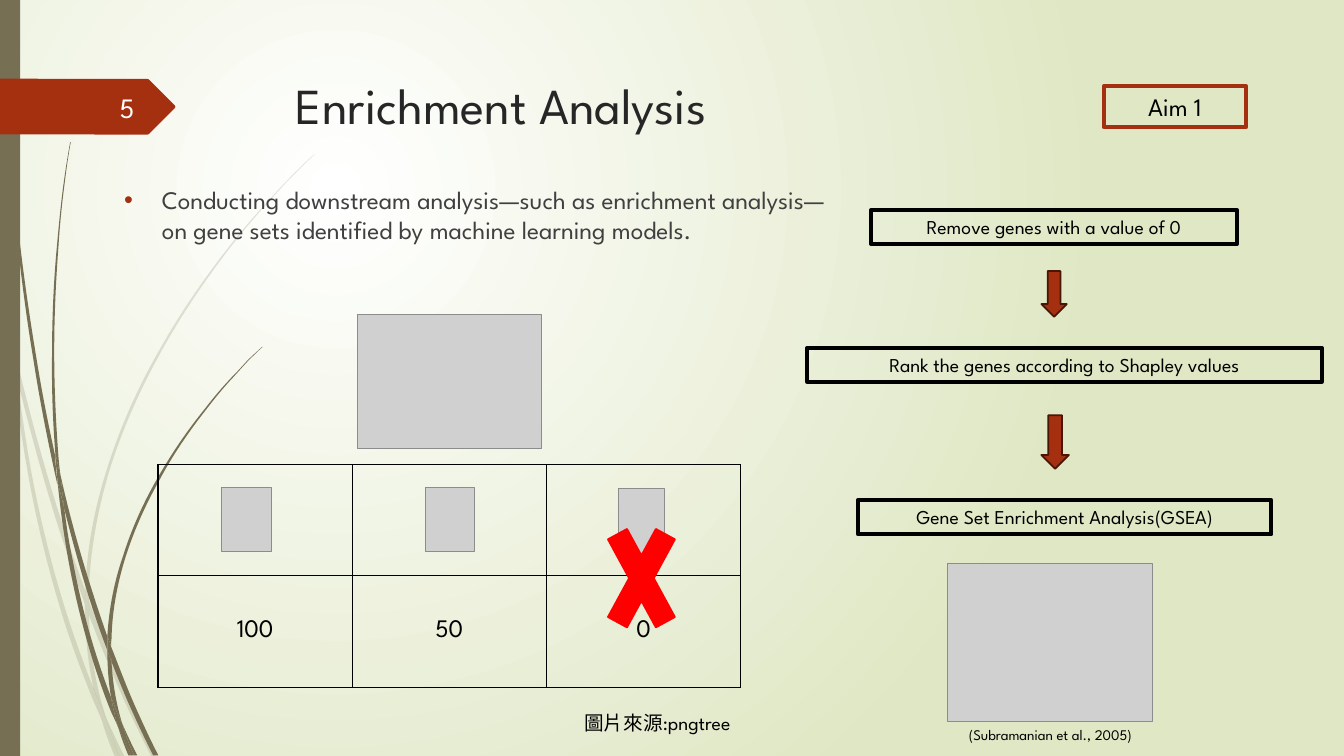
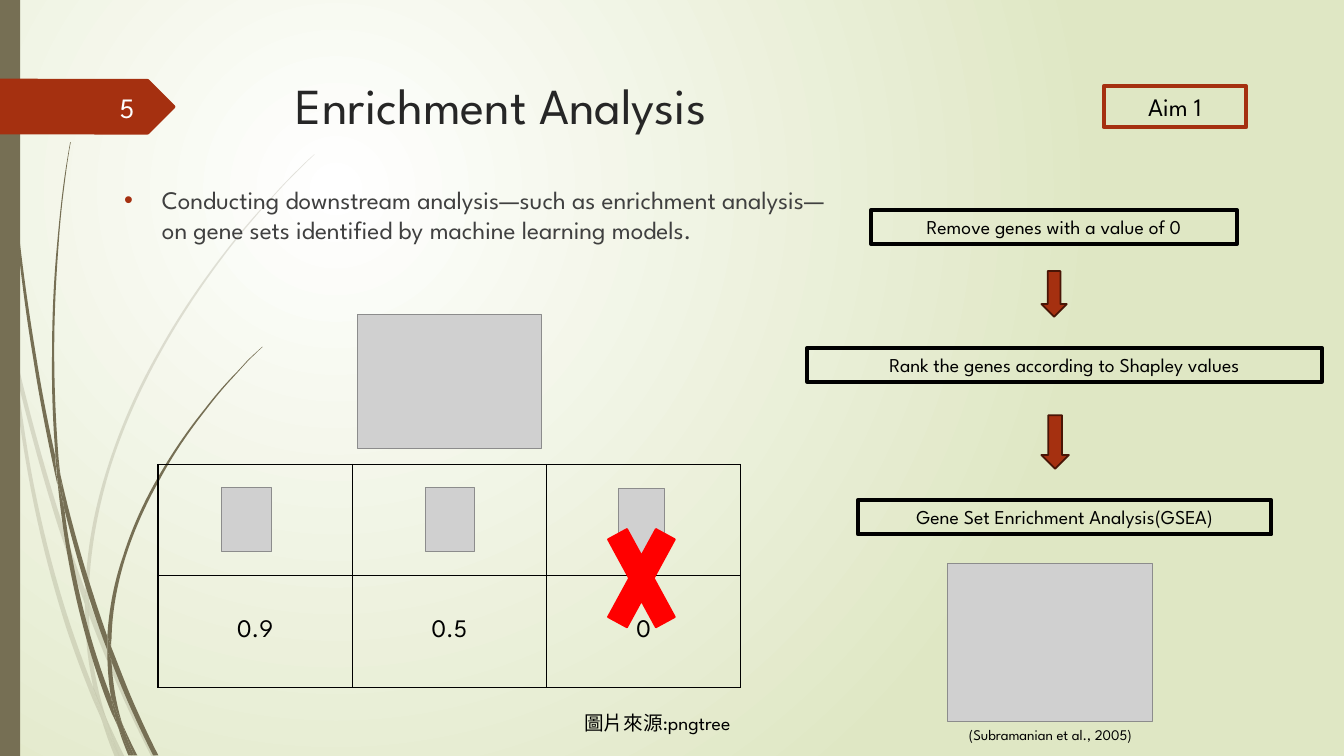
Before and after one commit to Lai-jun-yan/Academia-Sinica-internship-project, a slide deck: slide 5 of 暑期實習進度報告/presentation_final.pptx. Drawn at 1344x756 pixels with LibreOffice and Linux fonts; fonts in the diff are those of the drawing; grey boxes stand for pictures. Boxes give left, top, right and bottom in pixels: in the first picture for what was removed or moved away, otherwise in the second. Text is boxed around its words. In the diff, an @@ line names an element or a change of style, - is before the commit and + after.

Commit message:
修改shapley value示意圖

```diff
--- a/暑期實習進度報告/presentation_final.pptx
+++ b/暑期實習進度報告/presentation_final.pptx
@@ table at bbox=[158, 465, 742, 688] @@
-row 2, column 1: 100
+row 2, column 1: 0.9
-row 2, column 2: 50
+row 2, column 2: 0.5
```
